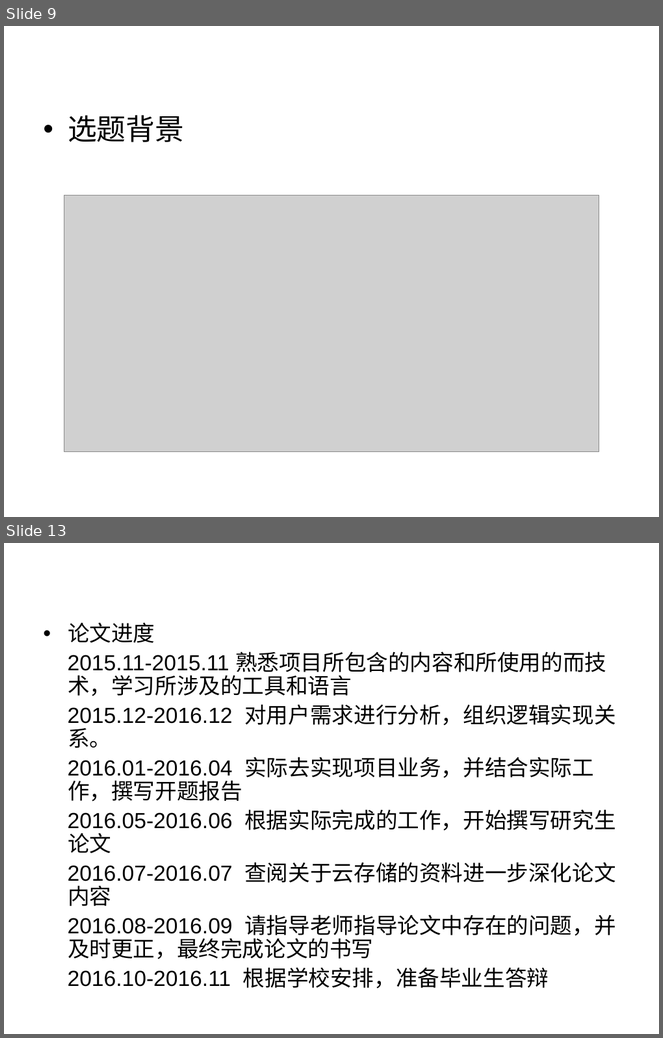
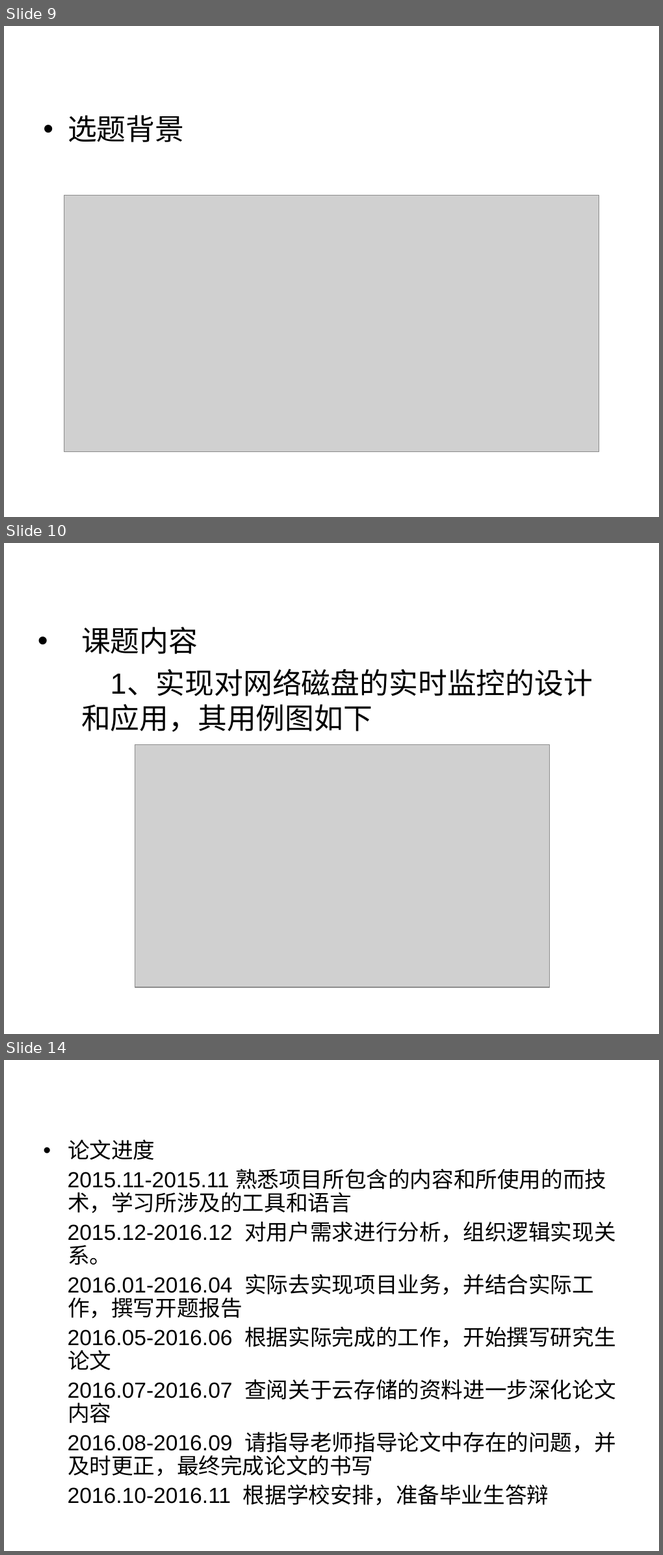
Before and after one commit to liaoliaoanxiao/mediumRepy, a slide deck: 中期答辩.ppt. Shown one above the other, each under a label of ours: slides 9 and 13 before the commit, slides 9, 10 and 14 after it; the slides between them are not shown. The pictures are 663x1038 and 663x1555 pixels, drawn with LibreOffice and Linux fonts; fonts in the diff are those of the drawing; grey boxes stand for pictures; background and template pictures are left out. Boxes give left, top, right and bottom in pixels: in the first picture for what was removed or moved away, otherwise in the second. Text is boxed around its words. In the diff, an @@ line names an element or a change of style, - is before the commit and + after.

```diff
--- a/中期答辩.ppt
+++ b/中期答辩.ppt
@@ slide 10 added at (4,543,659,1034), background picture (left out) @@
@@ text added at (81,627,593,732), 32 pt, text #000000 @@
+• 课题内容
+1、实现对网络磁盘的实时监控的设计和应用，其用例图如下
@@ picture added at (135,745,550,987) @@
@@ what was slide 13 is now slide 14 @@
```
Also in this commit, not shown: 3 slides changed, 1 other file.
